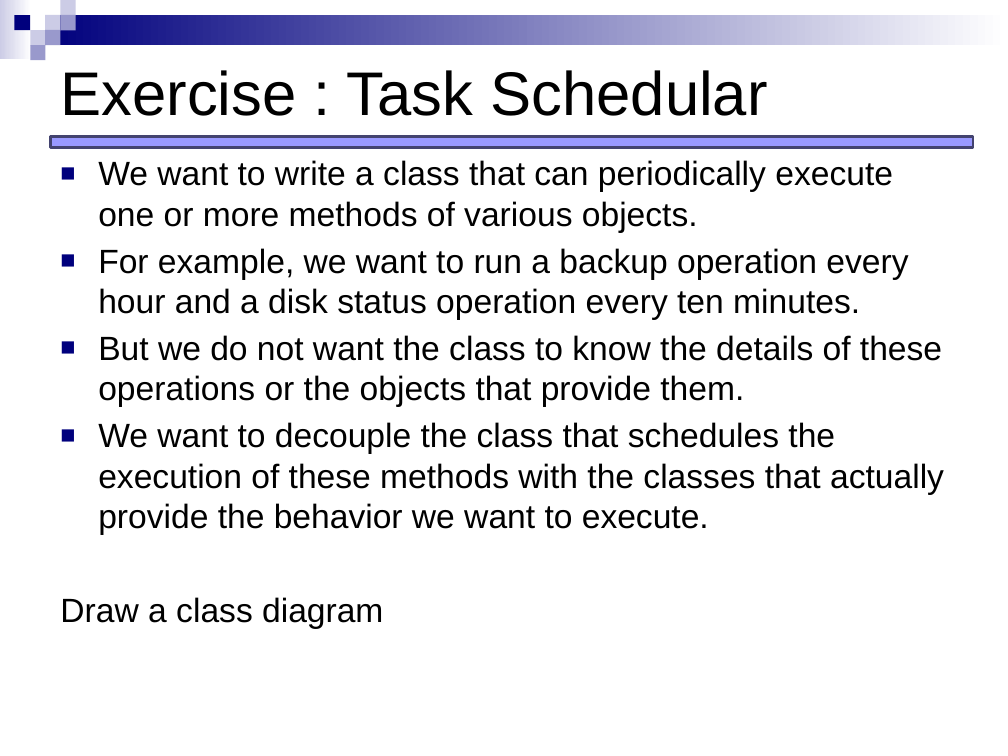
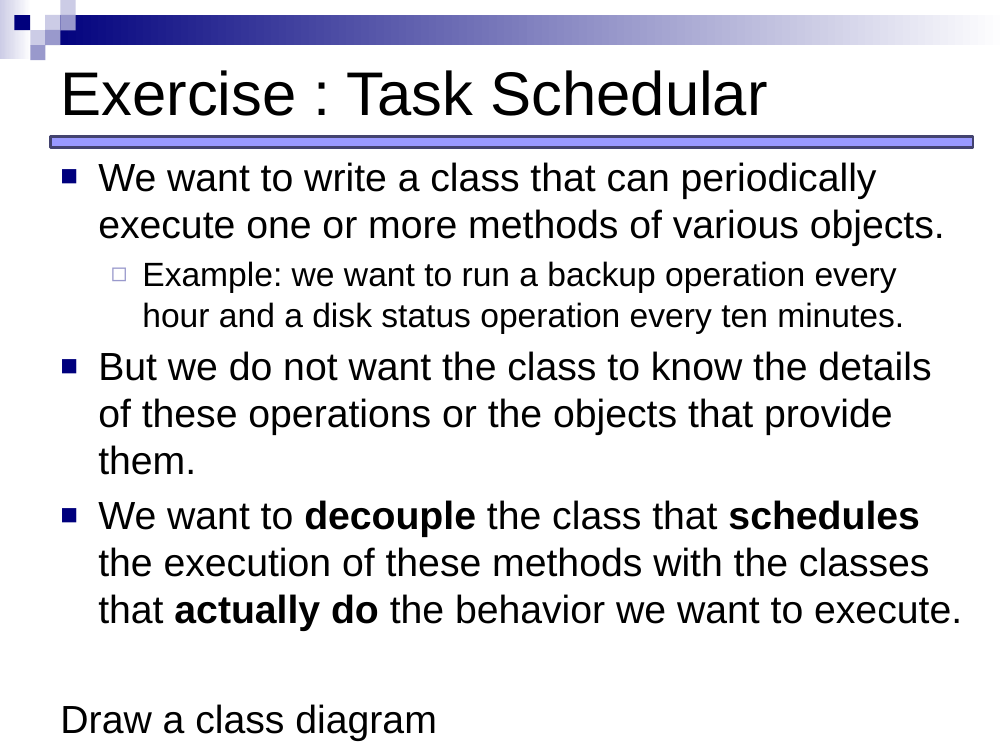
Before and after one commit to JCEleanor/CSCI-598-notes, a slide deck: slide 17 of lecture-slides/Behavioral_command_memento.pptx. Drawn at 1008x756 pixels with LibreOffice and Linux fonts; fonts in the diff are those of the drawing. Boxes give left, top, right and bottom in pixels: in the first picture for what was removed or moved away, otherwise in the second. Text is boxed around its words. In the diff, an @@ line names an element or a change of style, - is before the commit and + after.

```diff
--- a/lecture-slides/Behavioral_command_memento.pptx
+++ b/lecture-slides/Behavioral_command_memento.pptx
@@ text at [98,162,945,475]: size 24 to 28 pt in "We want to write a class that ...", "But we do not want the class ...", "Draw a class diagram" @@
@@ text at [142,261,904,334]: text changed @@
-■ For example, we want to run a backup operation every hour and a disk status operation every ten minutes.
+  ◻ Example: we want to run a backup operation every hour and a disk status operation every ten minutes.
@@ text at [98,500,962,631]: text changed; size 24 to 28 pt @@
-■ We want to decouple the class that schedules the execution of these methods with the classes that actually provide the behavior we want to execute.
+■ We want to decouple the class that schedules the execution of these methods with the classes that actually do the behavior we want to execute.
```
Also in this commit, not shown: 25 other slides changed, 1 slide added, 4 other files.
